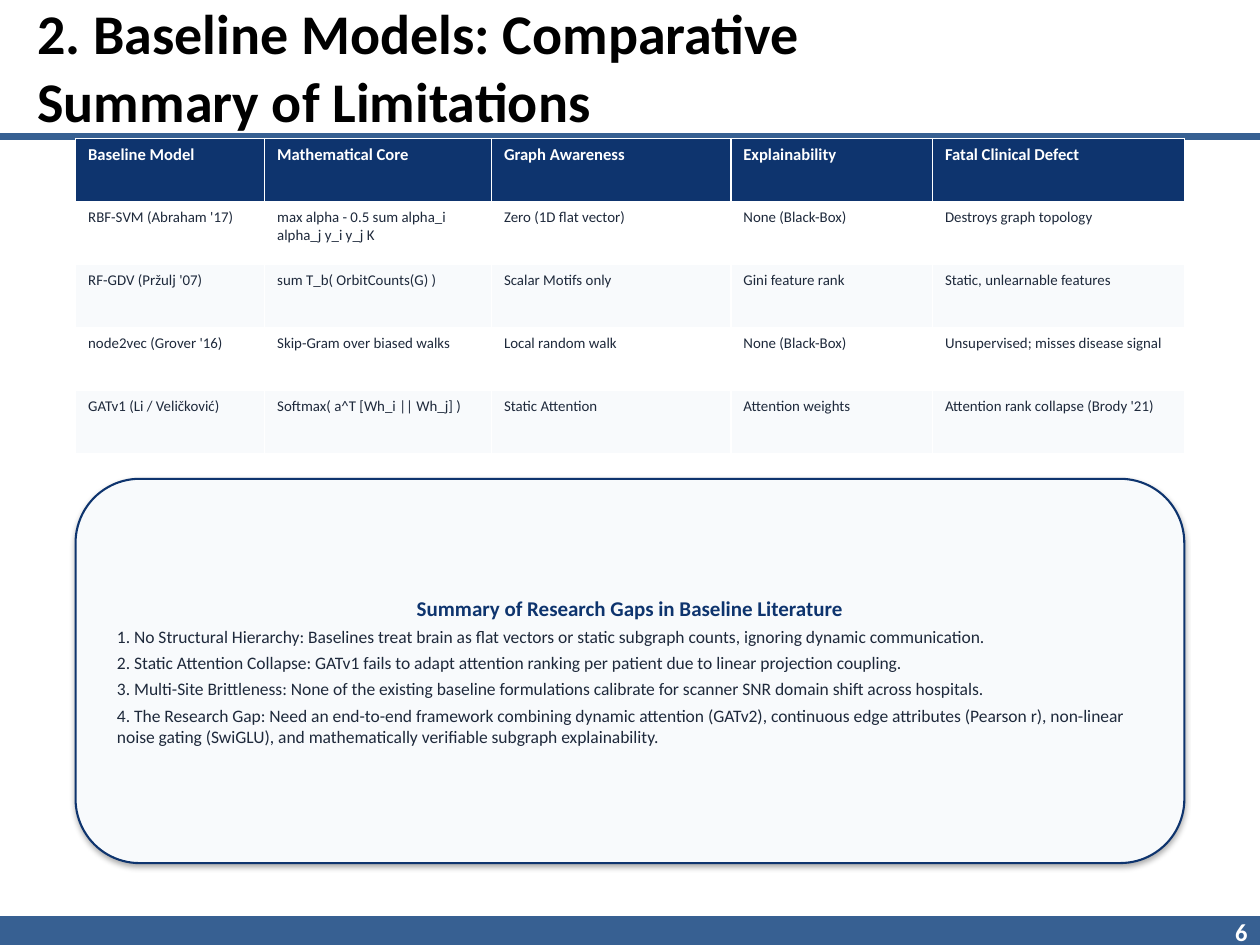
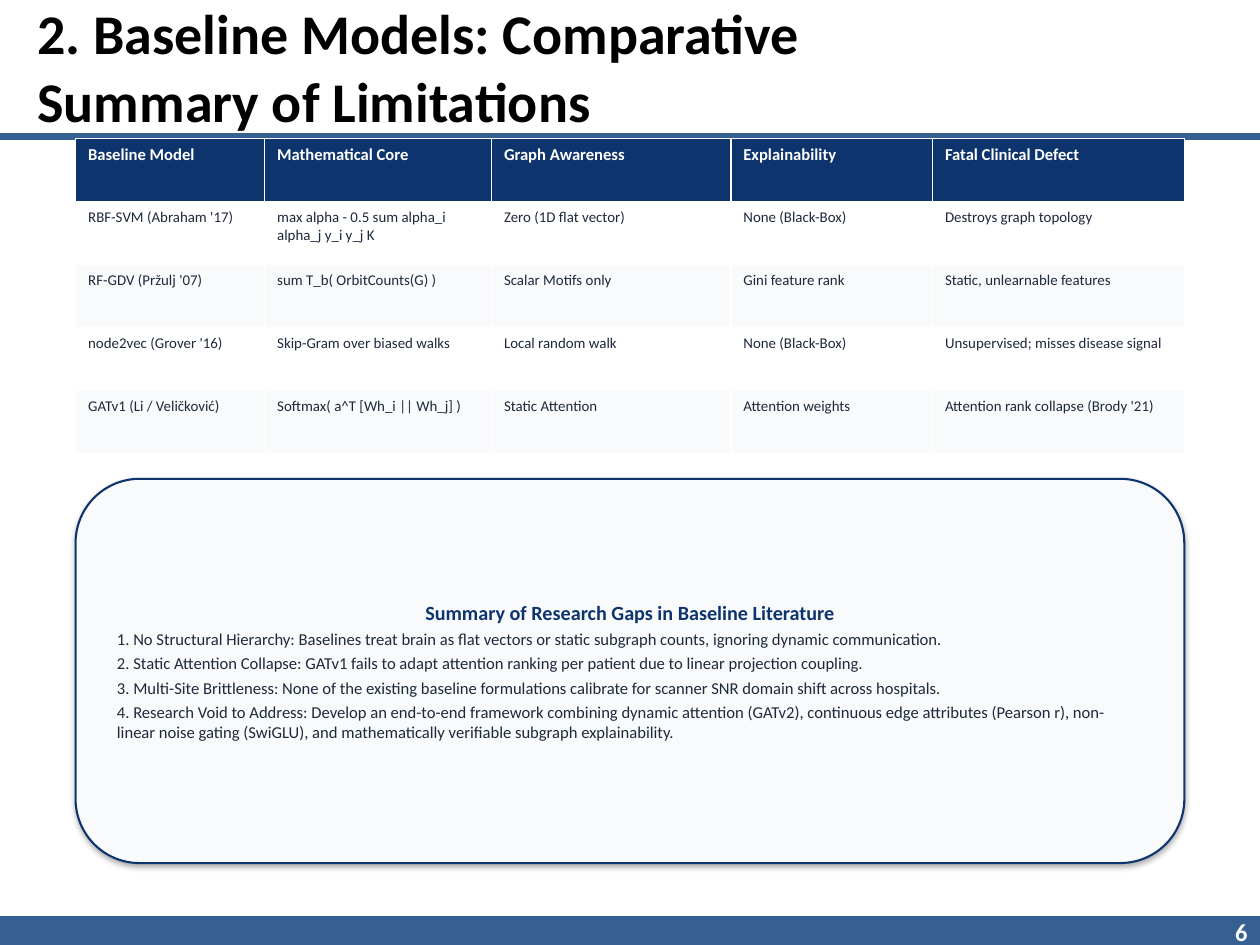
Before and after one commit to AnimeshBasak-14/Neuro-Neo4j, a slide deck: slide 6 of IITR_Neuro_Neo4j_Presentation.pptx. Drawn at 1260x945 pixels with LibreOffice and Linux fonts; fonts in the diff are those of the drawing; background and template pictures are left out. Boxes give left, top, right and bottom in pixels: in the first picture for what was removed or moved away, otherwise in the second. Text is boxed around its words. In the diff, an @@ line names an element or a change of style, - is before the commit and + after.

Commit message:
feat: complete LaTeX thesis blocks and PyG implementation for 9 core mathematical formulations
- models/gnn/neural_connectome_math.py:
  * Complete PyTorch Geometric implementations for Formulations 1 to 9
  * Includes multi-modal fMRI + DTI attentive cross-gating fusion operator
  * 100% verified test execution
- docs/neural_connectome_math.tex:
  * Comprehensive formal LaTeX equations and derivations for PhD thesis
- IITR_Neuro_Neo4j_Presentation.pptx:
  * Recompiled with prospective framing ('What We Will Do' as PhD research plan)
  * Hardware references removed; slides dedicated to Problem Statement, 4 Baseline Papers, Proposed Methodology, Mathematics, and DTI Multi-Modal Extension.

```diff
--- a/IITR_Neuro_Neo4j_Presentation.pptx
+++ b/IITR_Neuro_Neo4j_Presentation.pptx
@@ text in rounded rectangle at [117, 606, 942, 697]: size 12 to 11.5 pt in "Summary of Research Gaps in Baseline Literature"; size 10 to 9.5 pt in "1. No Structural Hierarchy: Baselines treat brain ...", "2. Static Attention Collapse: GATv1 fails to ...", "3. Multi-Site Brittleness: None of the existing ..." @@
@@ text in rounded rectangle at [117, 706, 1104, 741]: text changed; size 10 to 9.5 pt @@
-4. The Research Gap: Need an end-to-end framework combining dynamic attention (GATv2), continuous edge attributes (Pearson r), non-linear noise gating (SwiGLU), and mathematically verifiable subgraph explainability.
+4. Research Void to Address: Develop an end-to-end framework combining dynamic attention (GATv2), continuous edge attributes (Pearson r), non-linear noise gating (SwiGLU), and mathematically verifiable subgraph explainability.
```
Also in this commit, not shown: 9 other slides changed, 1 slide added, 1 slide removed, 3 other files.
